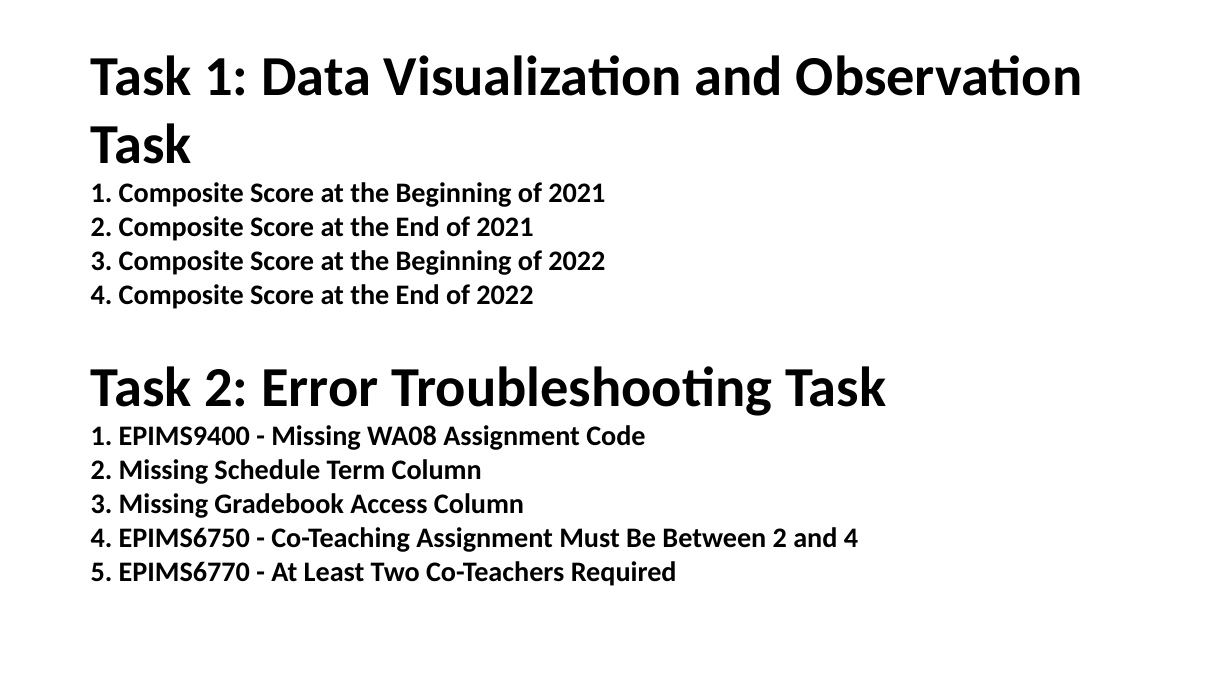
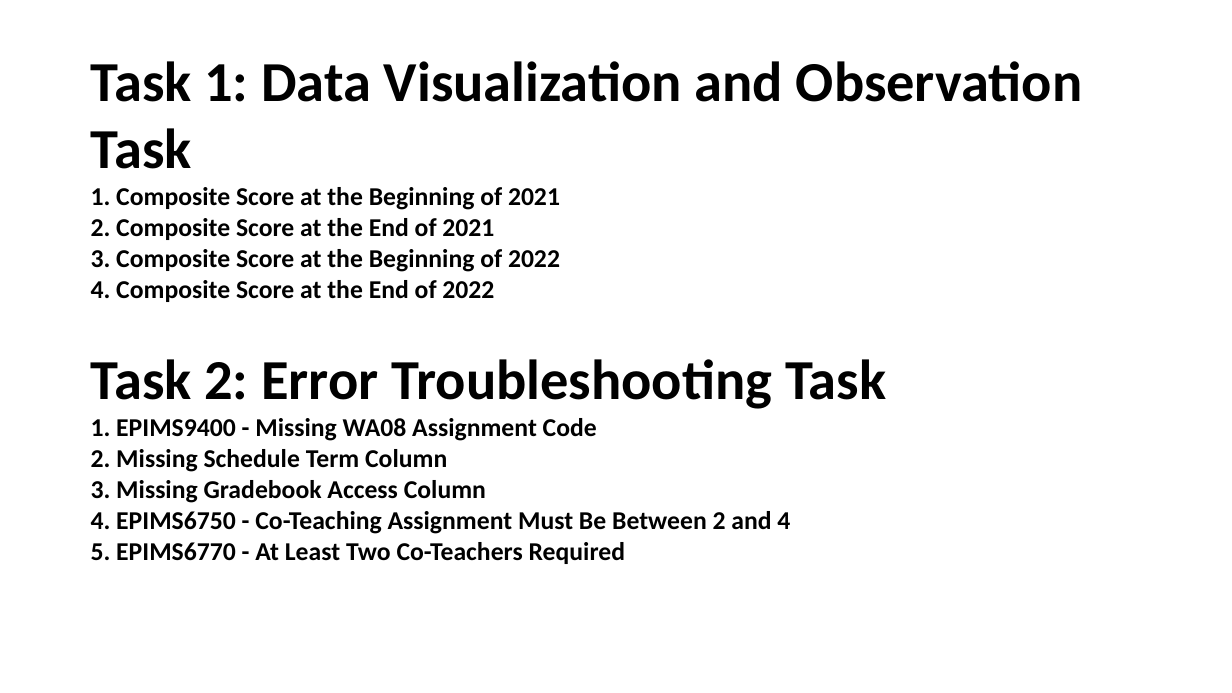
Before and after one commit to sirjanabhatta06/Southbridge-Public-Schools-Tasks, a slide deck: slide 2 of SirjanaBhatta-SouthbridgePublicSchools.pptx. Drawn at 1232x693 pixels with LibreOffice and Linux fonts; fonts in the diff are those of the drawing. Boxes give left, top, right and bottom in pixels: in the first picture for what was removed or moved away, otherwise in the second. Text is boxed around its words. In the diff, an @@ line names an element or a change of style, - is before the commit and + after.

```diff
--- a/SirjanaBhatta-SouthbridgePublicSchools.pptx
+++ b/SirjanaBhatta-SouthbridgePublicSchools.pptx
@@ title "Task 1: Data Visualization and ..." at <box>91,61,1083,564</box>: size 22 to 20 pt in "1. Composite Score at the Beginning of ..." @@
```
Also in this commit, not shown: 2 other slides changed, 3 other files.
